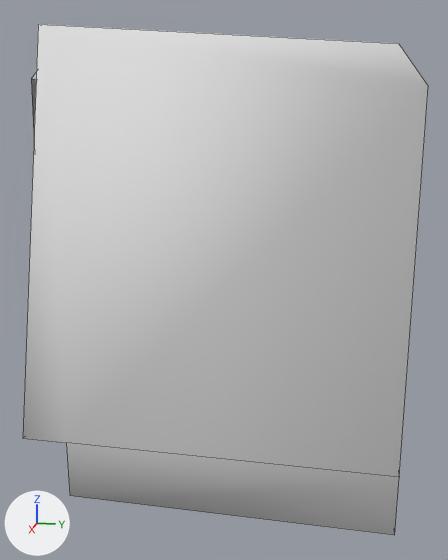
The OBJ model Assets/Mesh/ordinateur.obj as it was, and as the next commit left it.
Both versions are drawn from a 50 mm camera at (1.384, 0.634, 0.736) aimed at (0.018, 0.361, 0.395). The lights are fixed; the arrows at lower left show +X, +Y and +Z. Mesh edges are drawn as thin lines. Where no turn or scale is listed for an object, it has been applied to the vertices. Vertices at the same position are counted once.

Objects in the first picture: 'Cube_Cube.003'.
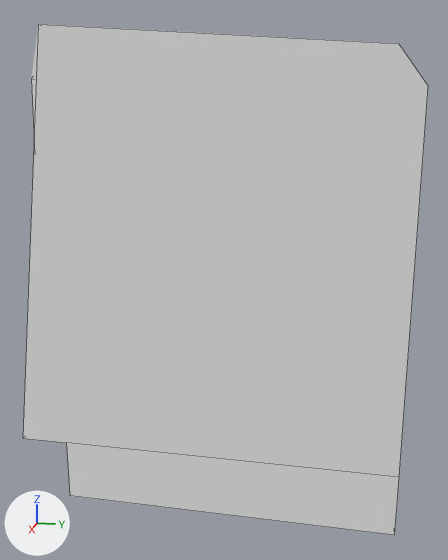
Commit message: Remplacement mesh pc

The change, as a list of edits to the scene's bpy script:
```text
Change me_cube_cube_003:
    used by ob_cube_cube_003; location = (0.0, 0.0, 0.0)
    remove me_cube_cube_003.from_pydata(...)  # 47 vertices, 35 faces, 1 loose edge; spans x -0.332..0.332, y 0.006..0.747, z 0.001..0.908
    add me_cube_cube_003.from_pydata(...)  # 45 vertices, 16 faces, 1 loose edge; spans x -0.332..0.332, y 0.006..0.747, z 0.001..0.908
    me_cube_cube_003 part 1
    2 vertices are removed from x -0.24..0.227, y 0.747, z 0.121
    28 faces are deleted
    9 new faces join them
    me_cube_cube_003 part 2: 7 kept faces spanning x -0.24..0.332, y 0.006..0.747, z 0.001..0.908 are now shaded flat
```

Boxes [x1, y1, x2, y2] around the edits, measured in the pictures (448 x 560 px):
part 1 of me_cube_cube_003, cut back
    before: [32, 73, 36, 125]
    after: [31, 30, 38, 126]
part 2 of me_cube_cube_003, shading changed
    both: [23, 24, 428, 535]
